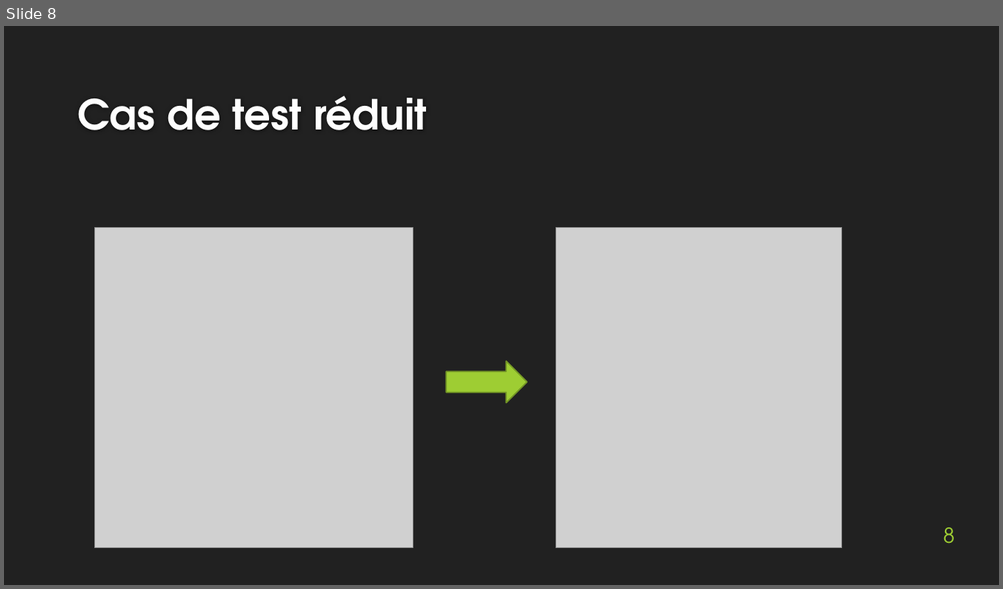
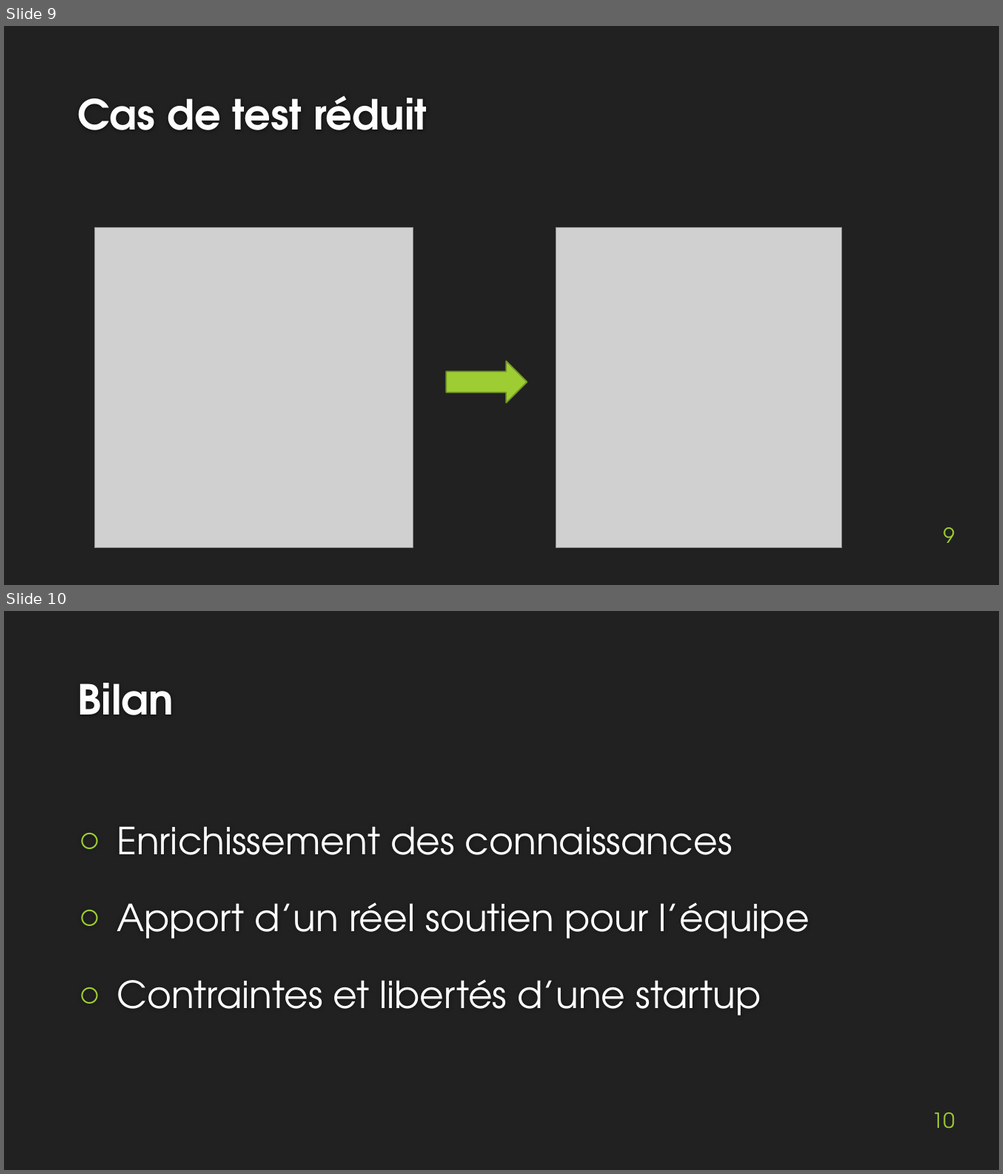
Before and after one commit to MartinBolot/Cours-IUT-Lyon1, a slide deck: Stage/Soutenance/presentation_soutenance.pptx. Shown one above the other, each under a label of ours: slide 8 before the commit, slides 9 and 10 after it. The pictures are 1003x589 and 1003x1174 pixels, drawn with LibreOffice and Linux fonts; fonts in the diff are those of the drawing; grey boxes stand for pictures; background and template pictures are left out. Boxes give left, top, right and bottom in pixels: in the first picture for what was removed or moved away, otherwise in the second. Text is boxed around its words. In the diff, an @@ line names an element or a change of style, - is before the commit and + after.

```diff
--- a/Stage/Soutenance/presentation_soutenance.pptx
+++ b/Stage/Soutenance/presentation_soutenance.pptx
@@ slide 10 added at (4, 611, 999, 1170), background #212121 @@
@@ title added at (77, 683, 173, 715), 40 pt, text #FEFEFE, bold @@
+Bilan
@@ text added at (116, 826, 809, 1016), 36 pt, text #FFFFFF @@
+○ Enrichissement des connaissances
+○ Apport d’un réel soutien pour l’équipe
+○ Contraintes et libertés d’une startup
@@ page number added at (931, 1113, 954, 1129), 20 pt, text #9ECD33 @@
+10
@@ what was slide 8 is now slide 9 @@
@@ page number at (943, 528, 955, 543): text changed @@
-8
+9
```
Also in this commit, not shown: 2 slides changed, 2 other slides added, 2 slides removed, 8 other files.
